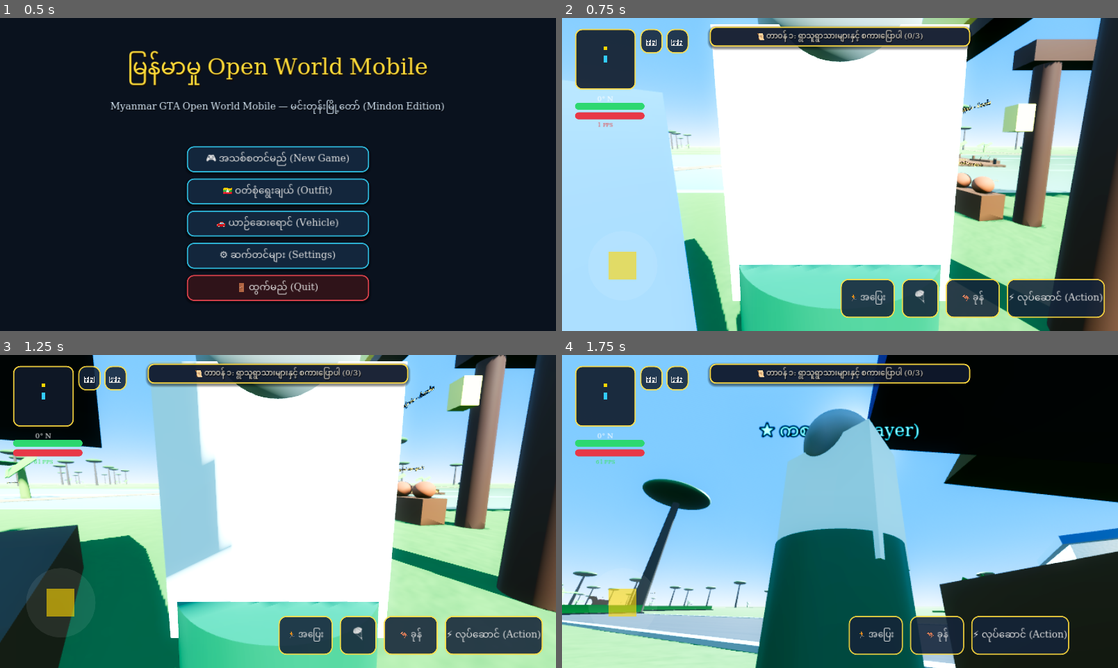
Above: before the commit, frames 1-4 (two rows, left to right).
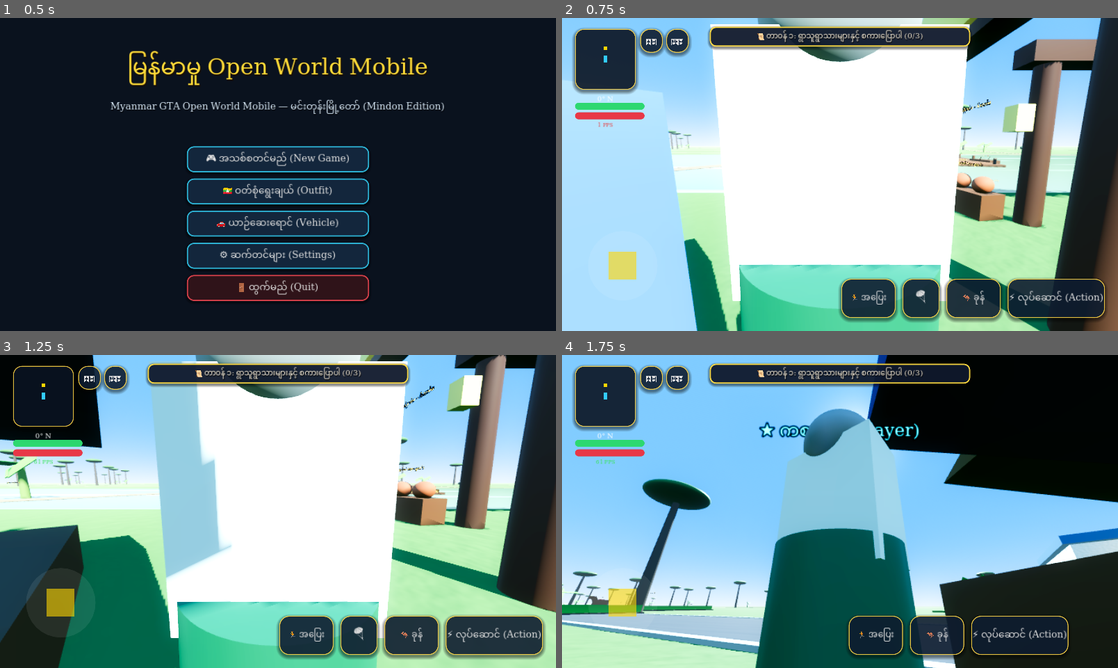
Above: after the commit, the same moments.

Repository: sudohlaingwin/gta-open-world
Game: Godot game, scene res://scenes/main_menu.tscn
Two runs of this game, one before a commit and one after it. Both use one fixed random seed, a clock stepped at 60 frames per second and the inputs below.
Inputs (mouse positions are in pixels of both pictures, inside the frame that each line leads up to):
- Up to frame 1 (0.5 s): no input
- Up to frame 2 (0.75 s): click "🎮 အသစ်စတင်မည် (New Game)" at 0.5 s
- Up to frame 3 (1.25 s): no input
- Up to frame 4 (1.75 s): drag from (628, 611) to (895, 442) at 1.27 s

Frame 1 is identical in both runs. In frame 2, 2.5% of the frame differs, in the area x 1-98%, y 3-98%; in frame 3, 2.3%; in frame 4, 1.6%.

Commit message:
Slice 280: AAA Mobile Touch HUD Glassmorphism & Visual Aesthetics Overhaul

Diff:
--- a/scenes/mobile_touch_hud.tscn
+++ b/scenes/mobile_touch_hud.tscn
@@ -6,16 +6,19 @@
 [ext_resource type="PackedScene" path="res://scenes/settings_panel.tscn" id="4_settings"]
 
 [sub_resource type="StyleBoxFlat" id="StyleBoxFlat_minimap"]
-bg_color = Color(0.06, 0.10, 0.16, 0.90)
-border_width_left = 3
-border_width_top = 3
-border_width_right = 3
-border_width_bottom = 3
-border_color = Color(1.0, 0.86, 0.25, 0.9)
-corner_radius_top_left = 16
-corner_radius_top_right = 16
-corner_radius_bottom_right = 16
-corner_radius_bottom_left = 16
+bg_color = Color(0.04, 0.08, 0.14, 0.82)
+border_width_left = 2
+border_width_top = 2
+border_width_right = 2
+border_width_bottom = 2
+border_color = Color(1.0, 0.84, 0.28, 0.88)
+corner_radius_top_left = 20
+corner_radius_top_right = 20
+corner_radius_bottom_right = 20
+corner_radius_bottom_left = 20
+shadow_color = Color(0, 0, 0, 0.45)
+shadow_size = 8
+shadow_offset = Vector2(0, 4)
 
 [sub_resource type="StyleBoxFlat" id="StyleBoxFlat_stamina_bg"]
 bg_color = Color(0.06, 0.08, 0.12, 0.85)
@@ -111,16 +114,19 @@
 corner_radius_bottom_left = 80
 
 [sub_resource type="StyleBoxFlat" id="StyleBoxFlat_btn"]
-bg_color = Color(0.08, 0.14, 0.22, 0.88)
-border_width_left = 3
-border_width_top = 3
-border_width_right = 3
-border_width_bottom = 3
-border_color = Color(1.0, 0.86, 0.25, 0.85)
-corner_radius_top_left = 18
-corner_radius_top_right = 18
-corner_radius_bottom_right = 18
-corner_radius_bottom_left = 18
+bg_color = Color(0.06, 0.12, 0.20, 0.82)
+border_width_left = 2
+border_width_top = 2
+border_width_right = 2
+border_width_bottom = 2
+border_color = Color(1.0, 0.84, 0.28, 0.90)
+corner_radius_top_left = 22
+corner_radius_top_right = 22
+corner_radius_bottom_right = 22
+corner_radius_bottom_left = 22
+shadow_color = Color(0, 0, 0, 0.45)
+shadow_size = 8
+shadow_offset = Vector2(0, 4)
 
 [sub_resource type="StyleBoxFlat" id="StyleBoxFlat_pause"]
 bg_color = Color(0.05, 0.09, 0.16, 0.96)
Not shown, changed: COLLAB.md
